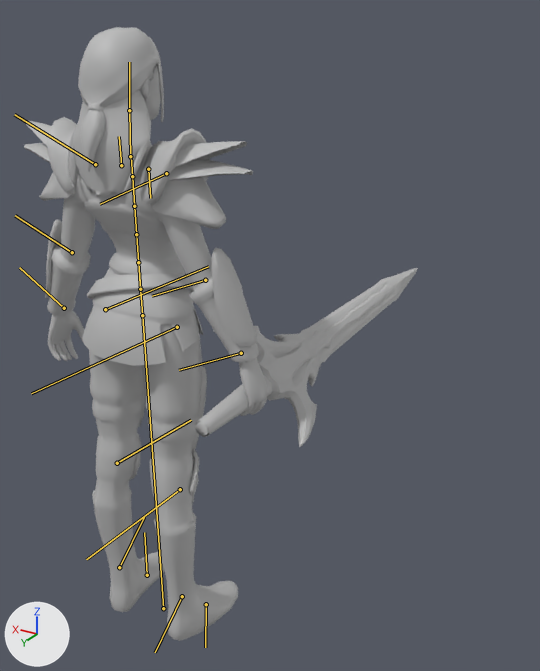
Two versions of the FBX model SpelMotor/UnityProject/Assets/3D/Character/CH_PL_Daughter_01_19G4_1_19/CH_PL_Daughter_01_19G4_1_19_SK.fbx, one commit apart.
Before and after are seen from a camera (50 mm lens) standing at (-1.29, 1.47, 1.8) and looking at (-0.12, -0.49, 0.83). Every picture has the same lights, and +X, +Y and +Z are marked at lower left. Both versions are drawn at the pose saved in each file; the numbers are the values there. The bones that bend it are drawn over the model as lines.

The first picture shows 'CH_PL_DaughterSword_01_19G4_1_19'.
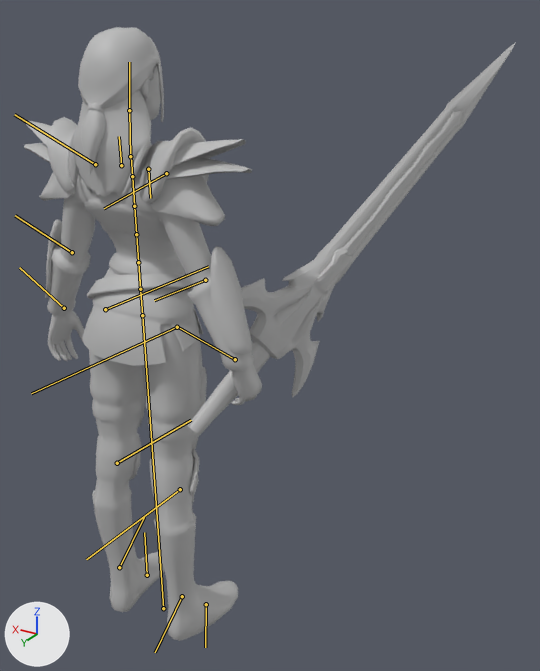
Boxes [x1, y1, x2, y2] around the edits, measured in the pictures (540 x 671 px):
```json
{"object": "CH_PL_DaughterSword_01_19G4_1_19", "change": "posed", "before": [24, 27, 418, 641], "after": [24, 27, 515, 641], "on screen": "25% wider"}
{"bone": "r_ik_upperarm_skin", "before": "(166, 173) to (100, 204)", "after": "(166, 173) to (104, 208)"}
{"bone": "r_ik_lowerarm_skin", "before": "(205, 280) to (152, 296)", "after": "(205, 280) to (154, 300)"}
{"bone": "r_ik_hand_skin", "before": "(241, 353) to (179, 370)", "after": "(235, 359) to (177, 326)"}
```

Scene script edits in JSON lines:
```json
{"block": "bone_r_ik_upperarm_skin", "where": "bone_r_ik_upperarm_skin = bpy.data.objects['EXP'].pose.bones['r_ik_upperarm_skin']  # child of 'r_ik_clav_skin'"}
{"op": "set", "path": "bone_r_ik_upperarm_skin.rotation_quaternion", "old": "(1.0, 0.0, 0.002, 0.0)", "new": "(0.999, -0.012, 0.029, 0.027)", "note": "degrees (0, 0, 0) -> degrees (-1, 3, 3)"}
{"block": "bone_r_ik_lowerarm_skin", "where": "bone_r_ik_lowerarm_skin = bpy.data.objects['EXP'].pose.bones['r_ik_lowerarm_skin']  # child of 'r_ik_upperarm_skin'"}
{"op": "set", "path": "bone_r_ik_lowerarm_skin.rotation_quaternion", "old": "(1.0, 0.0, -0.002, 0.0)", "new": "(0.997, 0.001, 0.071, 0.006)", "note": "degrees (0, 0, 0) -> degrees (0, 8, 1)"}
{"block": "bone_r_ik_hand_skin", "where": "bone_r_ik_hand_skin = bpy.data.objects['EXP'].pose.bones['r_ik_hand_skin']  # child of 'r_ik_lowerarm_skin'"}
{"op": "set", "path": "bone_r_ik_hand_skin.rotation_quaternion", "old": "(1.0, 0.0, -0.001, 0.0)", "new": "(0.847, -0.219, -0.419, -0.244)", "note": "degrees (0, 0, 0) -> degrees (-17, -55, -24)"}
```
